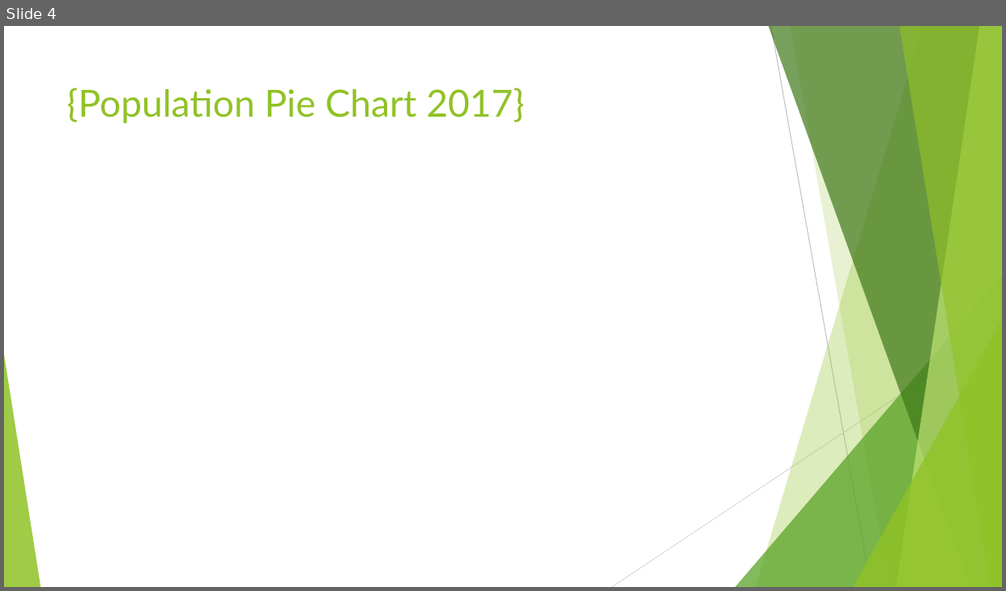
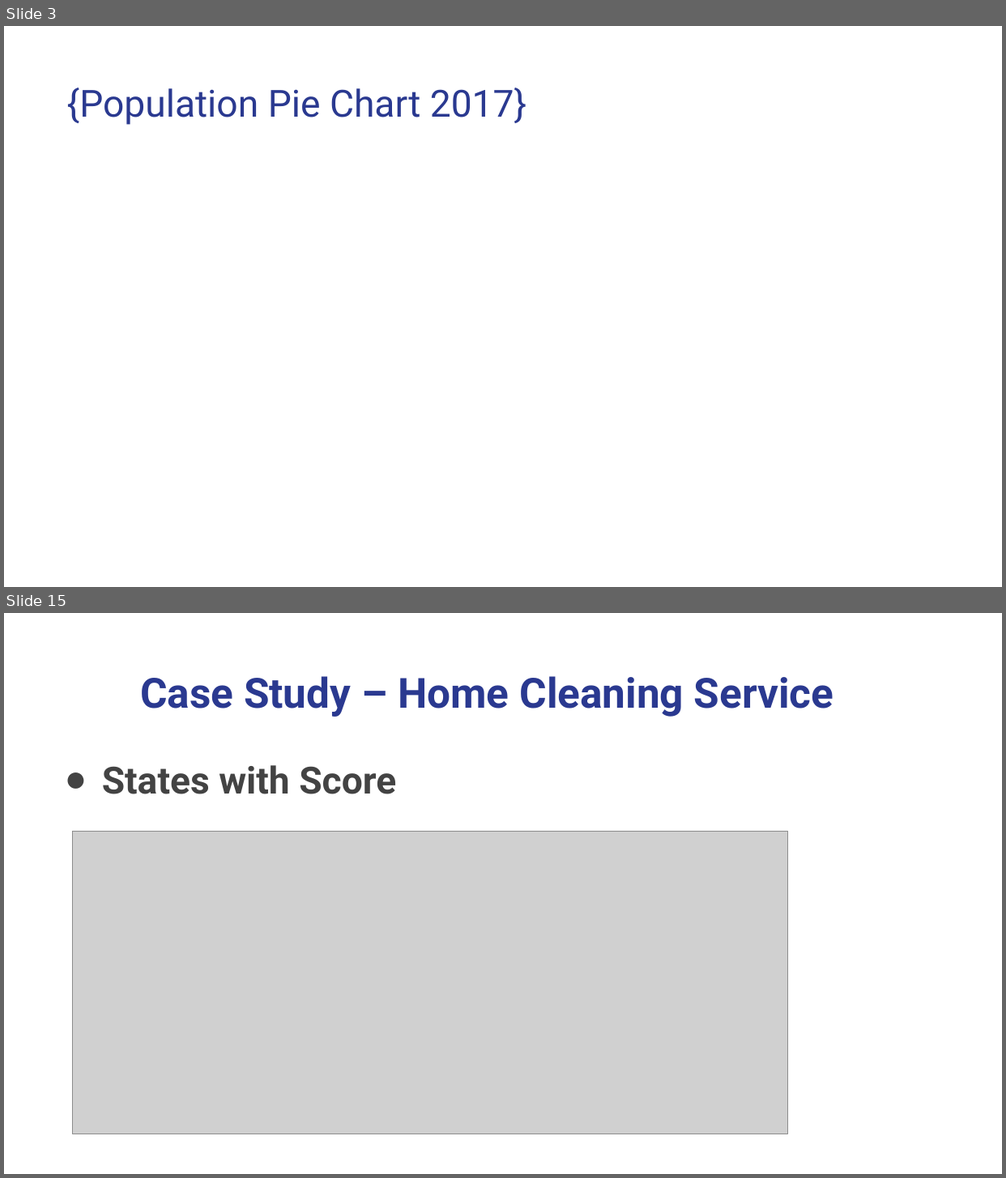
Before and after one commit to Janie228/Entrepreneur_Consultant_1, a slide deck: Doc/Entrepreneurs Research.pptx. Shown one above the other, each under a label of ours: slide 4 before the commit, slides 3 and 15 after it; the slides between them are not shown. The pictures are 1006x591 and 1006x1178 pixels, drawn with LibreOffice and Linux fonts; fonts in the diff are those of the drawing; grey boxes stand for pictures; background and template pictures are left out. Boxes give left, top, right and bottom in pixels: in the first picture for what was removed or moved away, otherwise in the second. Text is boxed around its words. In the diff, an @@ line names an element or a change of style, - is before the commit and + after.

```diff
--- a/Doc/Entrepreneurs Research.pptx
+++ b/Doc/Entrepreneurs Research.pptx
@@ slide 15 added at [4, 613, 1002, 1174], background #FFFFFF @@
@@ title added at [140, 676, 833, 717], 40 pt, text #2A3990, bold @@
+Case Study – Home Cleaning Service
@@ text added at [102, 765, 396, 794], 36 pt, text #434343, bold @@
+● States with Score
@@ picture added at [73, 832, 788, 1134] @@
@@ what was slide 4 is now slide 3 @@
@@ slide 3 changed as well @@
@@ title "{Population Pie Chart 2017}" at [67, 88, 526, 125]: font Lato to Roboto, text colour #90C226 to #2A3990 @@
@@ group removed at [4, 26, 1002, 587]: 5 freeform shapes, 3 triangles, 2 lines @@
```
Also in this commit, not shown: 3 other slides changed, 13 other slides added, 7 slides removed, 1 other file.
